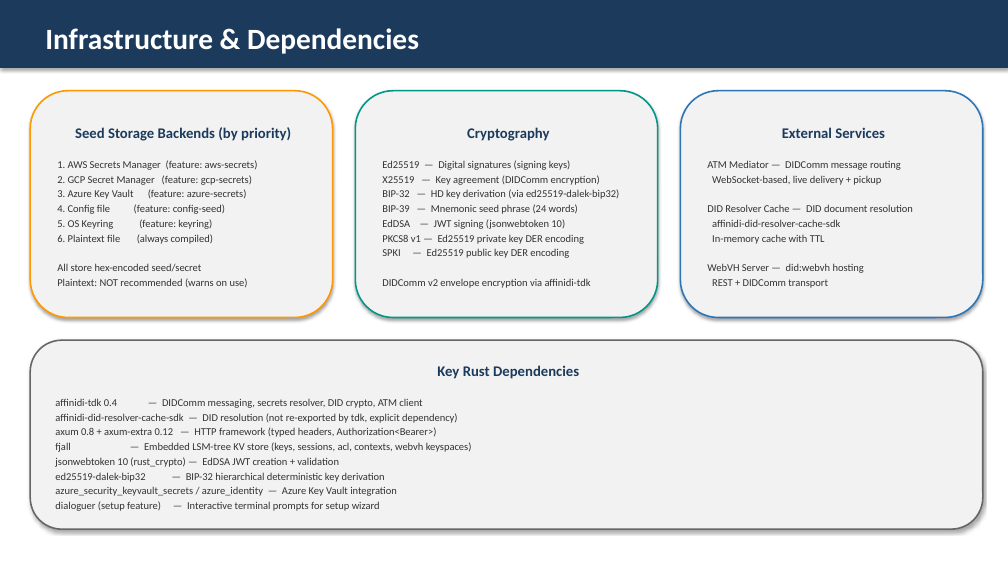
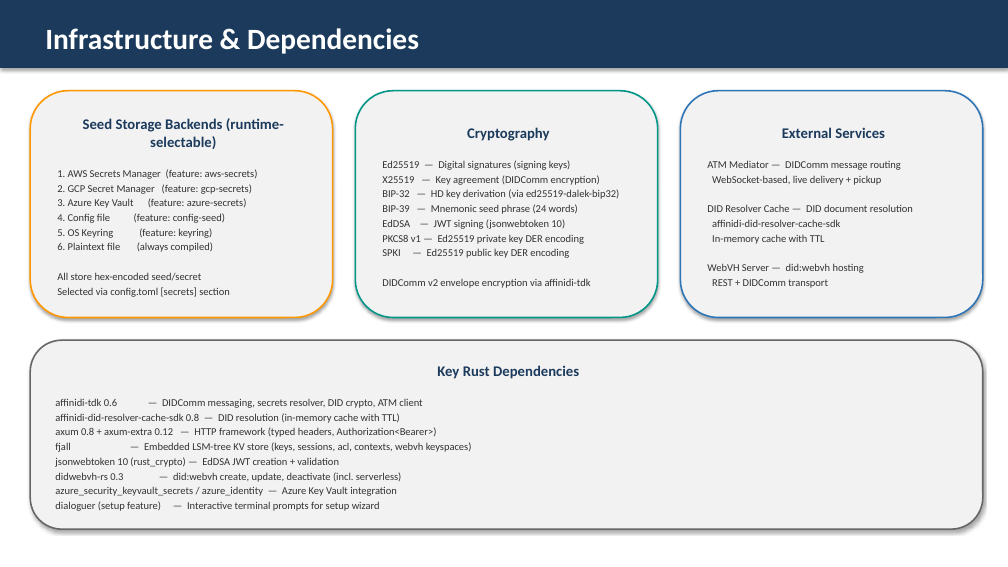
Before and after one commit to LF-Decentralized-Trust-labs/verifiable-trust-infrastructure, a slide deck: slide 12 of docs/VTA_Service_Overview.pptx. Drawn at 1008x567 pixels with LibreOffice and Linux fonts; fonts in the diff are those of the drawing. Boxes give left, top, right and bottom in pixels: in the first picture for what was removed or moved away, otherwise in the second. Text is boxed around its words. In the diff, an @@ line names an element or a change of style, - is before the commit and + after.

Commit message:
Add TEE attestation, encrypted storage, KMS bootstrap, and Nitro Enclave deployment
Introduces a comprehensive Trusted Execution Environment (TEE) system for running the
VTA inside AWS Nitro Enclaves (and AMD SEV-SNP) with hardware-backed attestation,
KMS-based secret bootstrap, and transparent storage encryption.

TEE attestation (feature-gated: `tee`):
- TEE provider trait with AMD SEV-SNP, AWS Nitro, and simulated backends
- REST endpoints: GET/POST /attestation/report, GET /attestation/status
- DIDComm protocol: attestation/status, attestation/request
- Health endpoint includes tee_status when active
- TeeAttestation service injected into DID documents (embed_in_did config)
- JWT claims include tee_attested:true when TEE is active
- Challenge-response binds TEE attestation to auth nonce

KMS secret bootstrap (Nitro Enclaves):
- First boot: generates BIP-39 seed inside TEE, encrypts with KMS, stores ciphertext
- Subsequent boots: KMS Decrypt with NSM attestation (PCR0/PCR3/PCR8 policy)
- Ephemeral RSA-2048 key for KMS CiphertextForRecipient (AWS API requirement)
- KmsTeeSeedStore wraps bootstrapped seed for the SeedStore trait
- Mnemonic never displayed; export requires super admin + time-limited window
  (VTA_MNEMONIC_EXPORT_WINDOW env var) + one-time use

Encrypted storage:
- AES-256-GCM encryption built into KeyspaceHandle (with_encryption method)
- Storage key derived from seed via HKDF-SHA256 (deterministic across restarts)
- Zero changes to consumer code; transparent encrypt on write, decrypt on read
- Tests verify encrypted roundtrip and that on-disk data is actually ciphertext

Nitro Enclave deployment:
- Dockerfile.nitro: multi-stage build with REST + DIDComm + TEE features
- Bidirectional vsock proxy: inbound REST + outbound DIDComm + outbound HTTPS
- EIF signing with EC P-384 key (PCR8 pinning in KMS policy)
- Scripts: generate-signing-key.sh, setup-kms-policy.sh, parent-proxy.sh
- Deployment guide with CI/CD integration (GitHub Actions example)

Security design:
- 8-layer defense model documented in docs/design/tee-enclave-security.md
- Secrets never leave TEE in plaintext; storage encrypted; KMS attestation-gated
- IAM role separation (EC2 role vs admin role)
- Comprehensive threat model covering host compromise, malicious images,
  KMS policy tampering, mnemonic exfiltration, signing key theft

```diff
--- a/docs/VTA_Service_Overview.pptx
+++ b/docs/VTA_Service_Overview.pptx
@@ text in rounded rectangle at (83, 118, 284, 149): text changed @@
-Seed Storage Backends (by priority)
+Seed Storage Backends (runtime-selectable)
@@ text in rounded rectangle at (57, 287, 230, 297): text changed @@
-Plaintext: NOT recommended (warns on use)
+Selected via config.toml [secrets] section
@@ text in rounded rectangle at (55, 398, 422, 423): text changed @@
-affinidi-tdk 0.4 — DIDComm messaging, secrets resolver, DID crypto, ATM client
-affinidi-did-resolver-cache-sdk — DID resolution (not re-exported by tdk, explicit dependency)
+affinidi-tdk 0.6 — DIDComm messaging, secrets resolver, DID crypto, ATM client
+affinidi-did-resolver-cache-sdk 0.8 — DID resolution (in-memory cache with TTL)
@@ text in rounded rectangle at (55, 472, 401, 482): text changed @@
-ed25519-dalek-bip32 — BIP-32 hierarchical deterministic key derivation
+didwebvh-rs 0.3 — did:webvh create, update, deactivate (incl. serverless)
```
Also in this commit, not shown: 8 other slides changed, 42 other files.
